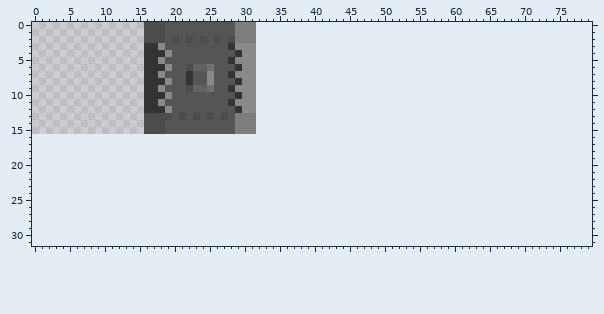
A sprite sheet gets an edit: sprites/sprBlocking/layers/912e738c-ef5f-4f80-9857-75de7f317b19/07ae51f2-cf6d-4cbc-b078-9407788b6aa1.png. This is how it looked before the edit.
The file is 32x16 pixels. Colours within 5 levels of each other are drawn and written as one. The old version is drawn lined up with the new one, on the new canvas.
The same view after the edit:
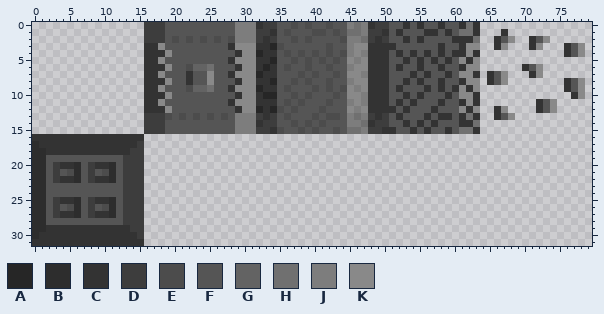
Palette (. is transparent): A #262626  B #2d2d2d  C #333333  D #3d3d3d  E #4c4c4c  F #555555  G #636363  H #707070  J #7d7d7d  K #898989
What changed:
canvas 32x16 -> 80x32
Changed rows in their new state; - is an unchanged pixel.
first column x 0:
 0 ----------------DDD-------------CDDFFEFEFFEFFJHJCDDFFCFCFFCFFCHC---------------
 1 ----------------DDD-------------DDCFEFFFEEFEFHHJDDCFCFFFCCFCFHHC---C-----------
 2 ----------------DDD-------------DCDFFEFEFFFFEJJHDCDFFCFCFFFFCCCH--CFK--CFK-----
 3 --------------------------------CCAEFFFFFFEFFJKKCCCCFFFFFFCFFCKK--CK---CK---CFK
 4 --------------------------------ACCFEFEFEFEFEJKJCCCFCFCFCFCFCCKC------------CFK
 5 --------------------------------CCAFFEFEFEFEFKJKCCCFFCFCFCFCFKCK---------------
 6 --------------------------------CACFEFFEFFEFFJKKCCCFCFFCFFCFFCKK------CFK------
 7 --------------------------------ACCFFFEFEFFEFKKJCCCFFFCFCFFCFKKC-CFK---CK------
 8 --------------------------------CCAFFEFEFFEFFJKKCCCFFCFCFFCFFCKK-CFK--------CFK
 9 --------------------------------ACCFEFFFEFEFEKJKCCCFCFFFCFCFCKCK------------CFK
10 --------------------------------CAAFFEFEFFFEFKKJCCCFFCFCFFFCFKKC-------------CK
11 --------------------------------CCCFEFEFFFEFFJKJCCCFCFCFFFCFFCKC--------CFK----
12 --------------------------------ACAEFEFFFEFFFKJKCCCCFCFFFCFFFKCK--CK----CFK----
13 ----------------DDD-------------DCDFEFFFEFEEFJHJDCDFCFFFCFCCFCHC--CFK----------
14 ----------------DDD-------------CDDFFEFEFEFFFJJHCDDFFCFCFCFFFCCH---------------
15 ----------------DDD-------------DDCEFFEFEFFEFHHJDDCCFFCFCFFCFHHC---------------
16 CCCCCCCCCCCCCCCC---------------------------------------------------------------
17 BCCCCCCCCCCCCCCD---------------------------------------------------------------
18 BBCCCCCCCCCCCCDD---------------------------------------------------------------
19 BBFFFFFFFFFFFDDD---------------------------------------------------------------
20 BBFDCCBFDCCBFDDD---------------------------------------------------------------
21 BBFDFEBFDFEBFDDD---------------------------------------------------------------
22 BBFDCCBFDCCBFDDD---------------------------------------------------------------
23 BBFFFFFFFFFFFDDD---------------------------------------------------------------
24 BBFFFFFFFFFFFDDD---------------------------------------------------------------
25 BBFDCCBFDCCBFDDD---------------------------------------------------------------
26 BBFDFEBFDFEBFDDD---------------------------------------------------------------
27 BBFDCCBFDCCBFDDD---------------------------------------------------------------
28 BBFFFFFFFFFFFDDD---------------------------------------------------------------
29 BBCCCCCCCCCCCCDD---------------------------------------------------------------
30 BCCCCCCCCCCCCCCD---------------------------------------------------------------
31 CCCCCCCCCCCCCCCC---------------------------------------------------------------
